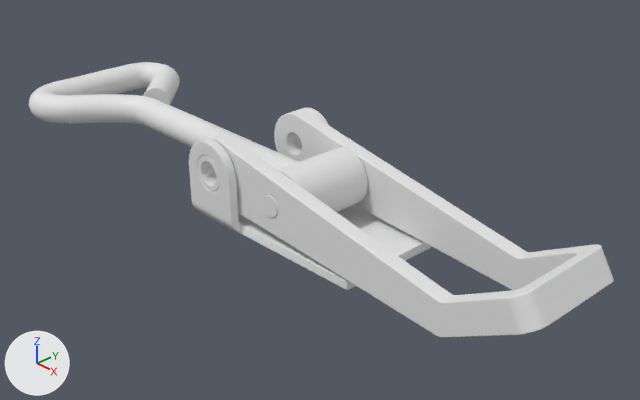
Renders of the Blender file LatchClamp.blend from each side of a commit.
Before and after are seen from a camera (50 mm lens) standing at (0.1225, -0.1265, 0.1) and looking at (-0.0198, 0.0069, 0.0047). The lights are fixed; the arrows at lower left show +X, +Y and +Z.

Script lines for the objects in view, before the commit:
```python
me_bolt = bpy.data.meshes.new('Bolt')
me_bolt.from_pydata(...)  # 576 vertices, 546 faces; spans x -0.007..0.007, y -0.0142..0.0142, z -0.007..0.007
me_bolt.polygons.foreach_set('use_smooth', [True] * 546)
me_bolt_004 = bpy.data.meshes.new('Bolt.004')
me_bolt_004.from_pydata(...)  # 8548 vertices, 8567 faces; spans x -0.1171..-0.0137, y -0.0234..0.0242, z 0.0083..0.0163
me_cube_001 = bpy.data.meshes.new('Cube.001')
me_cube_001.from_pydata(...)  # 1524 vertices, 1510 faces; spans x -0.84..1.17, y -0.35..0.0, z 0.05..0.47
me_cube_001.polygons.foreach_set('use_smooth', [True] * 1510)
me_plane = bpy.data.meshes.new('Plane')
me_plane.from_pydata(...)  # 572 vertices, 560 faces; spans x -0.00301..0.00823, y -0.00356..0.0, z 0.00023..0.00484
me_plane.polygons.foreach_set('use_smooth', [True] * 560)
ob_bolt_004 = bpy.data.objects.new('Bolt.004', me_bolt_004)
ob_bolt_004.location = (0.0, 0.0, 0.0)
ob_lever = bpy.data.objects.new('Lever', me_cube_001)
ob_lever.location = (0.0, 0.0, 0.0)
ob_lever.scale = (0.0481, 0.0481, 0.0481)
_m = ob_lever.modifiers.new('Subdivision', 'SUBSURF')
_m.levels = 3
_m.render_levels = 3
_m = ob_lever.modifiers.new('Mirror', 'MIRROR')
_m.use_axis = (False, True, False)
ob_mounting_base = bpy.data.objects.new('Mounting base', me_plane)
ob_mounting_base.location = (-0.0281, 0.0, 0.0)
ob_mounting_base.scale = (4.66, 4.66, 4.66)
_m = ob_mounting_base.modifiers.new('Subdivision', 'SUBSURF')
_m.levels = 2
_m = ob_mounting_base.modifiers.new('Mirror', 'MIRROR')
_m.use_axis = (False, True, False)
ob_screwbearing = bpy.data.objects.new('ScrewBearing', me_bolt)
ob_screwbearing.location = (-0.0137, 0.0, 0.0123)
```
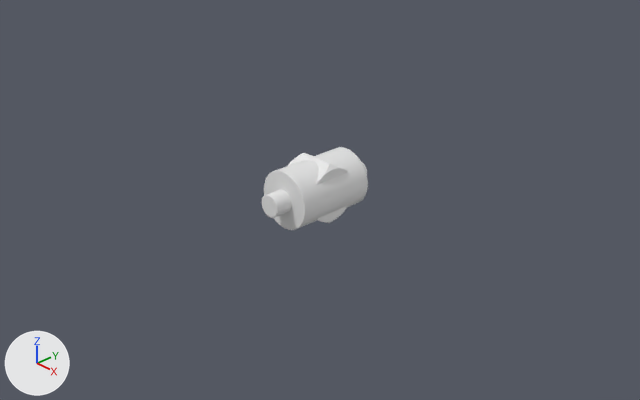
Commit message: Add bolt to create thread

Changed parts and their boxes [x1, y1, x2, y2] in the pictures (640 x 400 px):
'Lever', hidden: before [198, 110, 614, 337]
'Bolt.004', hidden: before [29, 62, 299, 170]
'Mounting base', hidden: before [189, 108, 431, 290]
'Nut', added: after [288, 153, 348, 223]

Diff of the bpy script that builds the scene:
```diff
--- a/LatchClamp.blend.py
+++ b/LatchClamp.blend.py
@@ me_bolt_004 @@
 me_bolt_004.from_pydata(...)  # 8548 vertices, 8567 faces; spans x -0.1171..-0.0137, y -0.0234..0.0242, z 0.0083..0.0163
 # used by ob_bolt_004; location = (0.0, 0.0, 0.0)
+# me_bolt_004 part 1: the whole mesh is moved by (0.0597, 0.0, -0.0123)
@@ me_nut @@
+me_nut.from_pydata(...)  # 1957 vertices, 1970 faces; spans x -7.5..7.5, y -6.5..6.5, z -5.4..5.6
@@ ob_lever @@
 _m = ob_lever.modifiers.new('Mirror', 'MIRROR')
 _m.use_axis = (False, True, False)
+ob_lever.hide_set(True)
@@ ob_mounting_base @@
 _m = ob_mounting_base.modifiers.new('Mirror', 'MIRROR')
 _m.use_axis = (False, True, False)
+ob_mounting_base.hide_set(True)
@@ ob_bolt_004 @@
 ob_bolt_004 = bpy.data.objects.new('Bolt.004', me_bolt_004)
-ob_bolt_004.location = (0.0, 0.0, 0.0)
+ob_bolt_004.location = (-0.0503, 0.0, 0.0123)
+ob_bolt_004.hide_set(True)
@@ ob_nut @@
+ob_nut = bpy.data.objects.new('Nut', me_nut)
+ob_nut.location = (-0.0137, 0.0, 0.0123)
+ob_nut.rotation_euler = (0.0, 1.571, 0.0)  # degrees (0, 90, 0)
+ob_nut.scale = (0.001, 0.001, 0.001)
```
